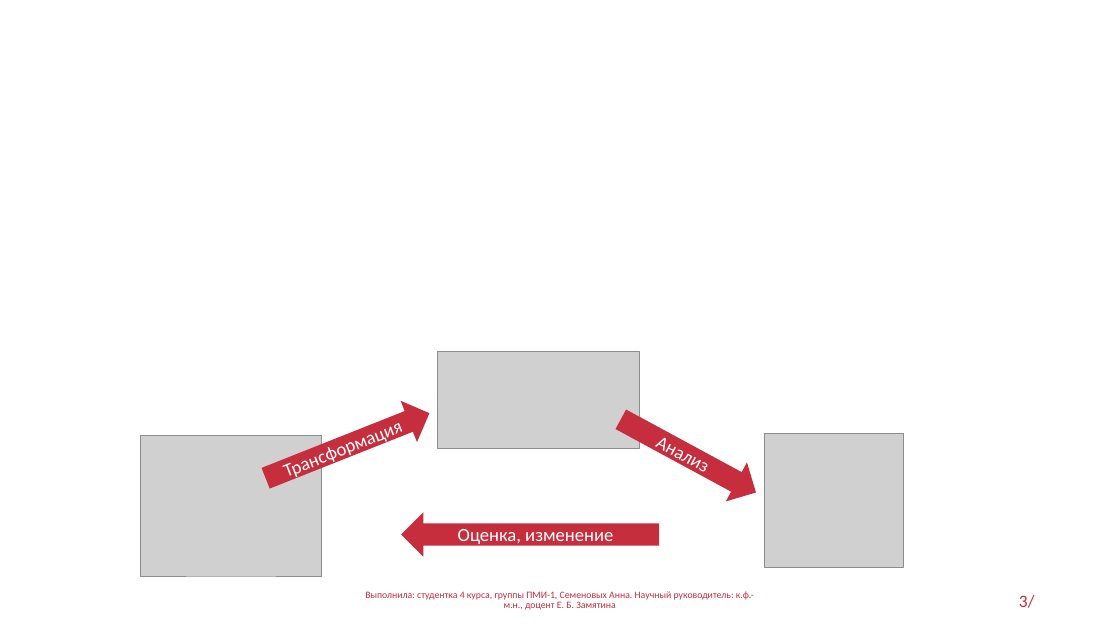
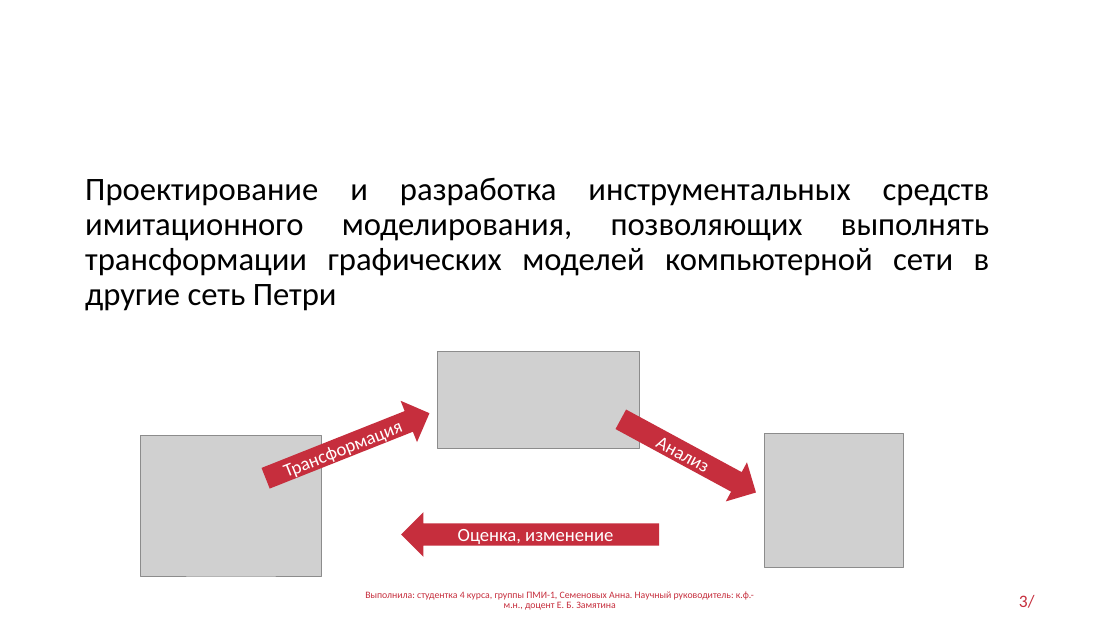
Before and after one commit to ann-semenovykh/------, a slide deck: slide 3 of Презентация.ppt. Drawn at 1120x630 pixels with LibreOffice and Linux fonts; fonts in the diff are those of the drawing; grey boxes stand for pictures; background and template pictures are left out. Boxes give left, top, right and bottom in pixels: in the first picture for what was removed or moved away, otherwise in the second. Text is boxed around its words. In the diff, an @@ line names an element or a change of style, - is before the commit and + after.

```diff
--- a/Презентация.ppt
+++ b/Презентация.ppt
@@ text added at <box>85,177,990,311</box>, 28 pt, text #000000 @@
+Проектирование и разработка инструментальных средств имитационного моделирования, позволяющих выполнять трансформации графических моделей компьютерной сети в другие сеть Петри
```
Also in this commit, not shown: 4 other slides changed.
